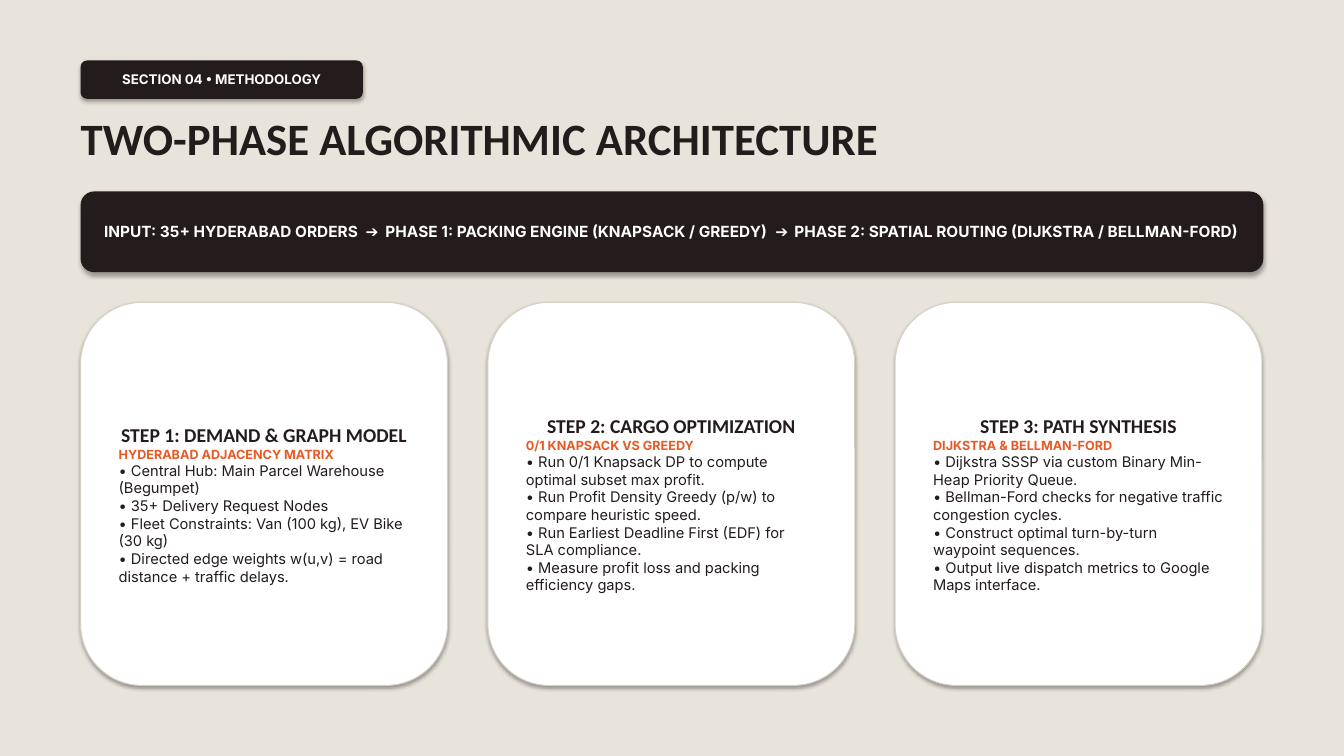
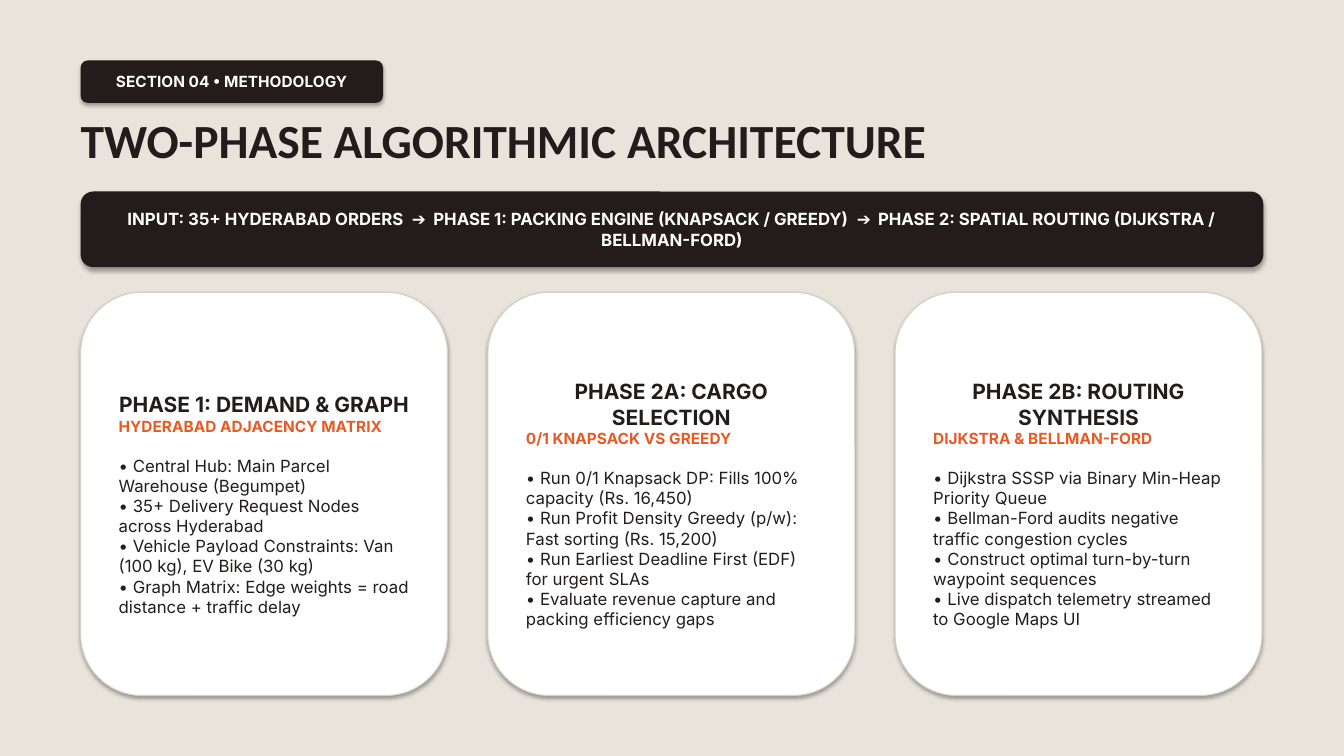
Before and after one commit to Himanshu-Git-101/DAA_PBL, a slide deck: slide 8 of SmartRoute_Presentation.pptx. Drawn at 1344x756 pixels with LibreOffice and Linux fonts; fonts in the diff are those of the drawing. Boxes give left, top, right and bottom in pixels: in the first picture for what was removed or moved away, otherwise in the second. Text is boxed around its words. In the diff, an @@ line names an element or a change of style, - is before the commit and + after.

```diff
--- a/SmartRoute_Presentation.pptx
+++ b/SmartRoute_Presentation.pptx
@@ rounded rectangle "SECTION 04 • METHODOLOGY": place and size @@
-rounded rectangle "SECTION 04 • METHODOLOGY" at bbox=[81, 60, 363, 99]
+rounded rectangle "SECTION 04 • METHODOLOGY" at bbox=[81, 60, 383, 103]
@@ rounded rectangle "SECTION 04 • METHODOLOGY" at bbox=[81, 60, 383, 103]: size 9.5 to 11 pt @@
@@ text "TWO-PHASE ALGORITHMIC ARCHITECTURE" at bbox=[81, 127, 926, 159]: size 32 to 34 pt @@
@@ rounded rectangle "INPUT: 35+ HYDERABAD ORDERS ➔ ...": place and size @@
-rounded rectangle "INPUT: 35+ HYDERABAD ORDERS ➔ ..." at bbox=[81, 192, 1263, 272]
+rounded rectangle "INPUT: 35+ HYDERABAD ORDERS ➔ ..." at bbox=[81, 192, 1263, 267]
@@ rounded rectangle "INPUT: 35+ HYDERABAD ORDERS ➔ ..." at bbox=[81, 192, 1263, 267]: size 11 to 12 pt @@
@@ rounded rectangle "PHASE 1: DEMAND & GRAPH": place and size @@
-rounded rectangle "PHASE 1: DEMAND & GRAPH" at bbox=[81, 302, 448, 686]
+rounded rectangle "PHASE 1: DEMAND & GRAPH" at bbox=[81, 292, 448, 696]
@@ rounded rectangle "PHASE 2A: CARGO SELECTION": place and size @@
-rounded rectangle "PHASE 2A: CARGO SELECTION" at bbox=[488, 302, 855, 686]
+rounded rectangle "PHASE 2A: CARGO SELECTION" at bbox=[488, 292, 855, 696]
@@ rounded rectangle "PHASE 2B: ROUTING SYNTHESIS": place and size @@
-rounded rectangle "PHASE 2B: ROUTING SYNTHESIS" at bbox=[895, 302, 1262, 686]
+rounded rectangle "PHASE 2B: ROUTING SYNTHESIS" at bbox=[895, 292, 1262, 696]
@@ text in rounded rectangle at bbox=[575, 383, 767, 426]: text changed; size 14 to 15 pt; font Calibri to Inter @@
-STEP 2: CARGO OPTIMIZATION
+PHASE 2A: CARGO SELECTION
@@ text in rounded rectangle at bbox=[972, 383, 1184, 426]: text changed; size 14 to 15 pt; font Calibri to Inter @@
-STEP 3: PATH SYNTHESIS
+PHASE 2B: ROUTING SYNTHESIS
@@ text in rounded rectangle at bbox=[119, 396, 408, 413]: text changed; size 14 to 15 pt; font Calibri to Inter @@
-STEP 1: DEMAND & GRAPH MODEL
+PHASE 1: DEMAND & GRAPH
@@ text in rounded rectangle at bbox=[119, 420, 382, 432]: size 9 to 11 pt in "HYDERABAD ADJACENCY MATRIX" @@
@@ text in rounded rectangle at bbox=[526, 432, 731, 446]: size 9 to 11 pt in "0/1 KNAPSACK VS GREEDY" @@
@@ text in rounded rectangle at bbox=[933, 432, 1152, 444]: size 9 to 11 pt in "DIJKSTRA & BELLMAN-FORD" @@
@@ text in rounded rectangle at bbox=[119, 459, 409, 617]: text changed; size 10.5 to 12 pt @@
-• Central Hub: Main Parcel Warehouse (Begumpet)
-• 35+ Delivery Request Nodes
-• Fleet Constraints: Van (100 kg), EV Bike (30 kg)
-• Directed edge weights w(u,v) = road distance + traffic delays.
+• Central Hub: Main Parcel Warehouse (Begumpet)
+• 35+ Delivery Request Nodes across Hyderabad
+• Vehicle Payload Constraints: Van (100 kg), EV Bike (30 kg)
+• Graph Matrix: Edge weights = road distance + traffic delay
@@ text in rounded rectangle at bbox=[526, 471, 798, 629]: text changed; size 10.5 to 12 pt @@
-• Run 0/1 Knapsack DP to compute optimal subset max profit.
-• Run Profit Density Greedy (p/w) to compare heuristic speed.
-• Run Earliest Deadline First (EDF) for SLA compliance.
-• Measure profit loss and packing efficiency gaps.
+• Run 0/1 Knapsack DP: Fills 100% capacity (Rs. 16,450)
+• Run Profit Density Greedy (p/w): Fast sorting (Rs. 15,200)
+• Run Earliest Deadline First (EDF) for urgent SLAs
+• Evaluate revenue capture and packing efficiency gaps
@@ text in rounded rectangle at bbox=[933, 471, 1221, 629]: text changed; size 10.5 to 12 pt @@
-• Dijkstra SSSP via custom Binary Min-Heap Priority Queue.
-• Bellman-Ford checks for negative traffic congestion cycles.
-• Construct optimal turn-by-turn waypoint sequences.
-• Output live dispatch metrics to Google Maps interface.
+• Dijkstra SSSP via Binary Min-Heap Priority Queue
+• Bellman-Ford audits negative traffic congestion cycles
+• Construct optimal turn-by-turn waypoint sequences
+• Live dispatch telemetry streamed to Google Maps UI
```
Also in this commit, not shown: 12 other slides changed, 4 slides added, 4 slides removed, 16 other files.
